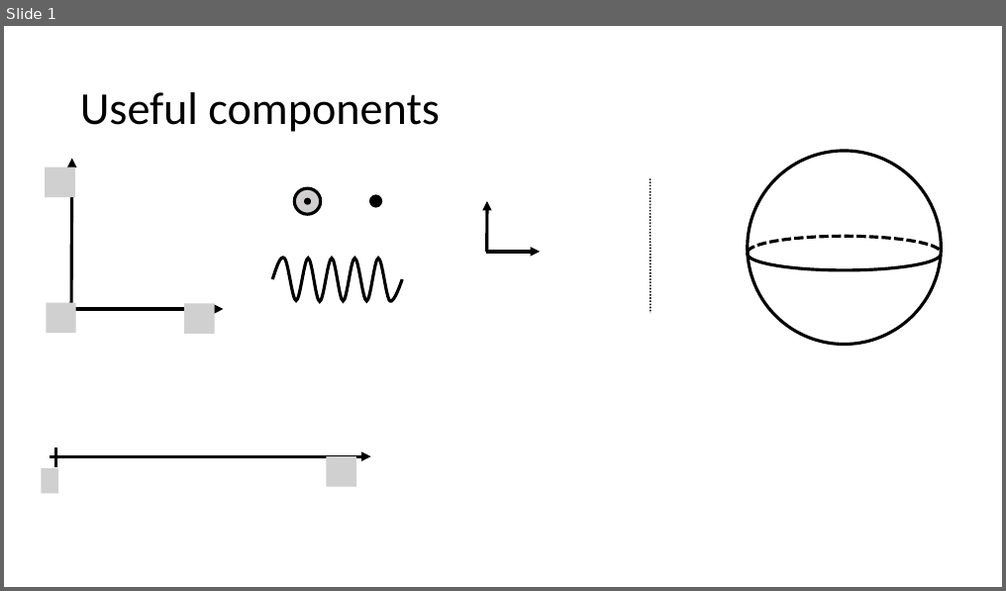
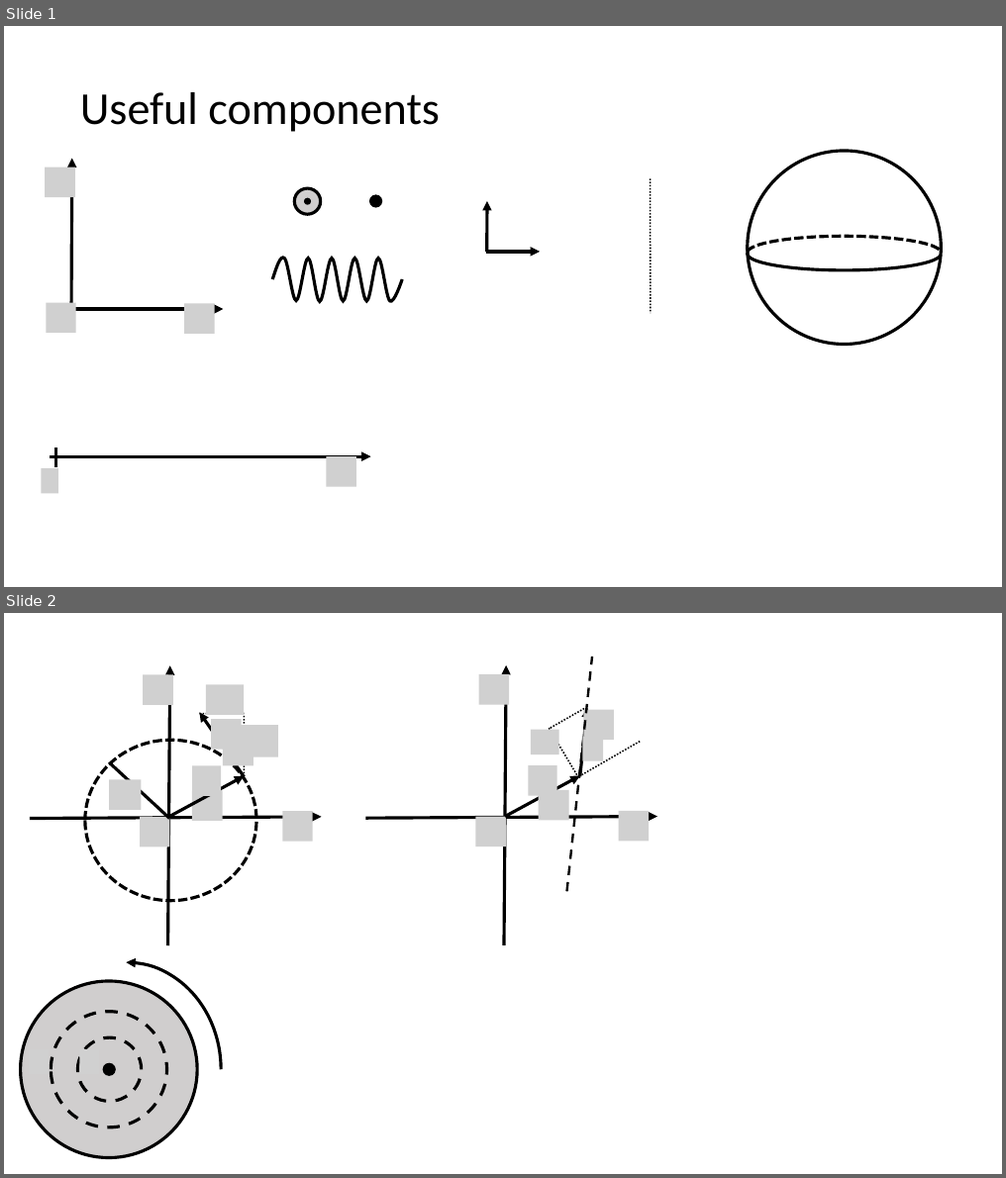
Before and after one commit to OSTP/PhysicsArtofModelling, a slide deck: tex/figures/RotationalDynamics/Figures.pptx. Shown one above the other, each under a label of ours: slide 1 before the commit, slides 1 and 2 after it. The pictures are 1006x591 and 1006x1178 pixels, drawn with LibreOffice and Linux fonts; fonts in the diff are those of the drawing; grey boxes stand for pictures; background and template pictures are left out. Boxes give left, top, right and bottom in pixels: in the first picture for what was removed or moved away, otherwise in the second. Text is boxed around its words. In the diff, an @@ line names an element or a change of style, - is before the commit and + after.

```diff
--- a/tex/figures/RotationalDynamics/Figures.pptx
+++ b/tex/figures/RotationalDynamics/Figures.pptx
@@ slide 2 added at <box>4,613,1002,1174</box>, background #FFFFFF @@
@@ group added at <box>30,665,322,947</box>: 10 pictures, 4 arrows, 3 lines, 1 ellipse @@
@@ group added at <box>365,657,657,946</box>: 8 pictures, 4 arrows, 4 lines @@
@@ group added at <box>21,962,221,1174</box>: 4 ellipses, 2 pictures, 1 arc (boxed as its full ellipse) @@
```
Also in this commit, not shown: 1 slide removed, 3 other files.
